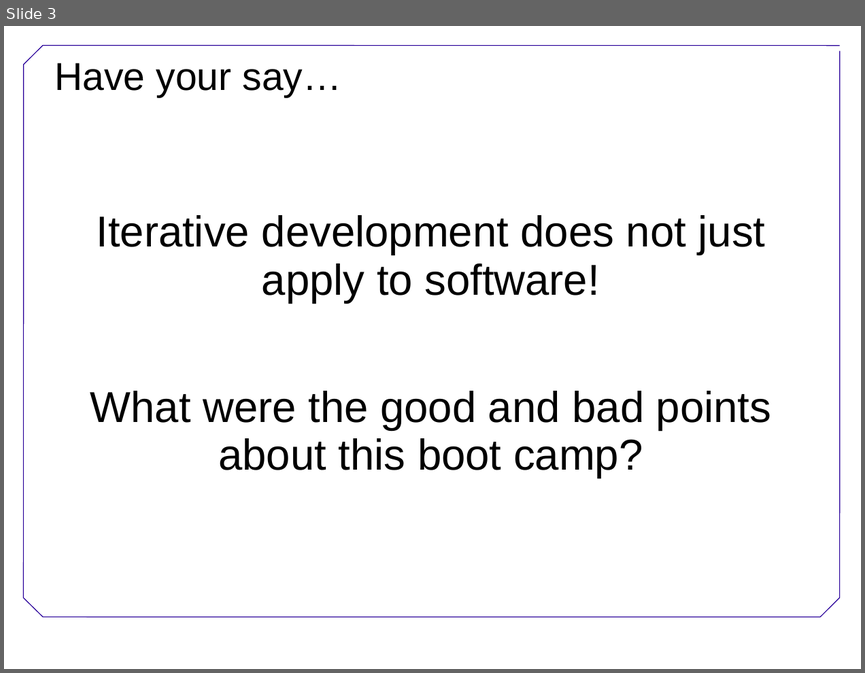
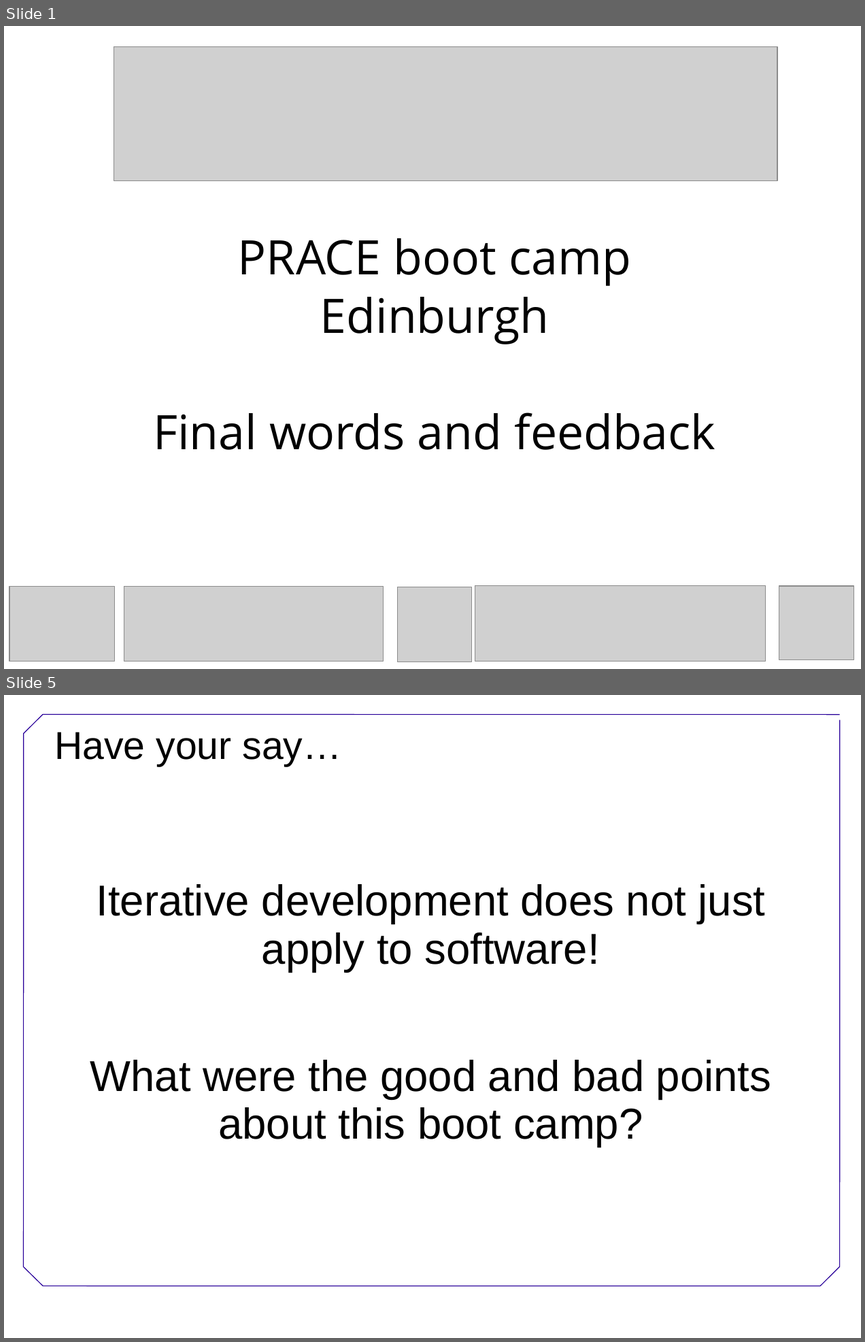
Before and after one commit to wking/swc-boot-camps, a slide deck: lessons/Conclusion.ppt. Shown one above the other, each under a label of ours: slide 3 before the commit, slides 1 and 5 after it; the slides between them are not shown. The pictures are 865x673 and 865x1342 pixels, drawn with LibreOffice and Linux fonts; fonts in the diff are those of the drawing; grey boxes stand for pictures; background and template pictures are left out. Boxes give left, top, right and bottom in pixels: in the first picture for what was removed or moved away, otherwise in the second. Text is boxed around its words. In the diff, an @@ line names an element or a change of style, - is before the commit and + after.

```diff
--- a/lessons/Conclusion.ppt
+++ b/lessons/Conclusion.ppt
@@ slide 1 added at [4,26,861,669], background #FFFFFF @@
@@ picture added at [114,47,778,181] @@
@@ text added at [153,238,715,450], 44 pt, text #000000 @@
+PRACE boot camp
+Edinburgh
+Final words and feedback
@@ picture added at [9,586,114,660] @@
@@ picture added at [124,586,383,660] @@
@@ picture added at [398,586,472,661] @@
@@ picture added at [475,586,766,661] @@
@@ picture added at [779,586,854,660] @@
@@ what was slide 3 is now slide 5 @@
```
Also in this commit, not shown: 2 slides changed, 1 other slide added, 1 other file.
